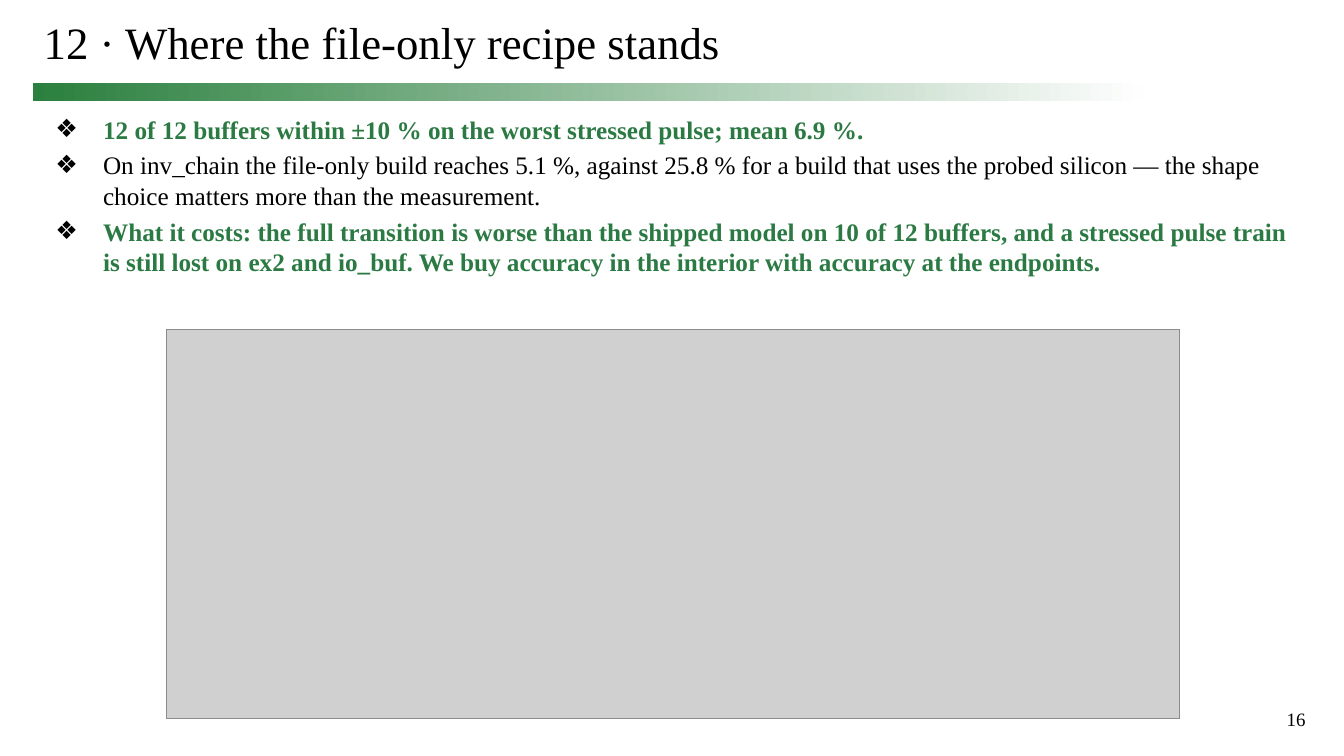
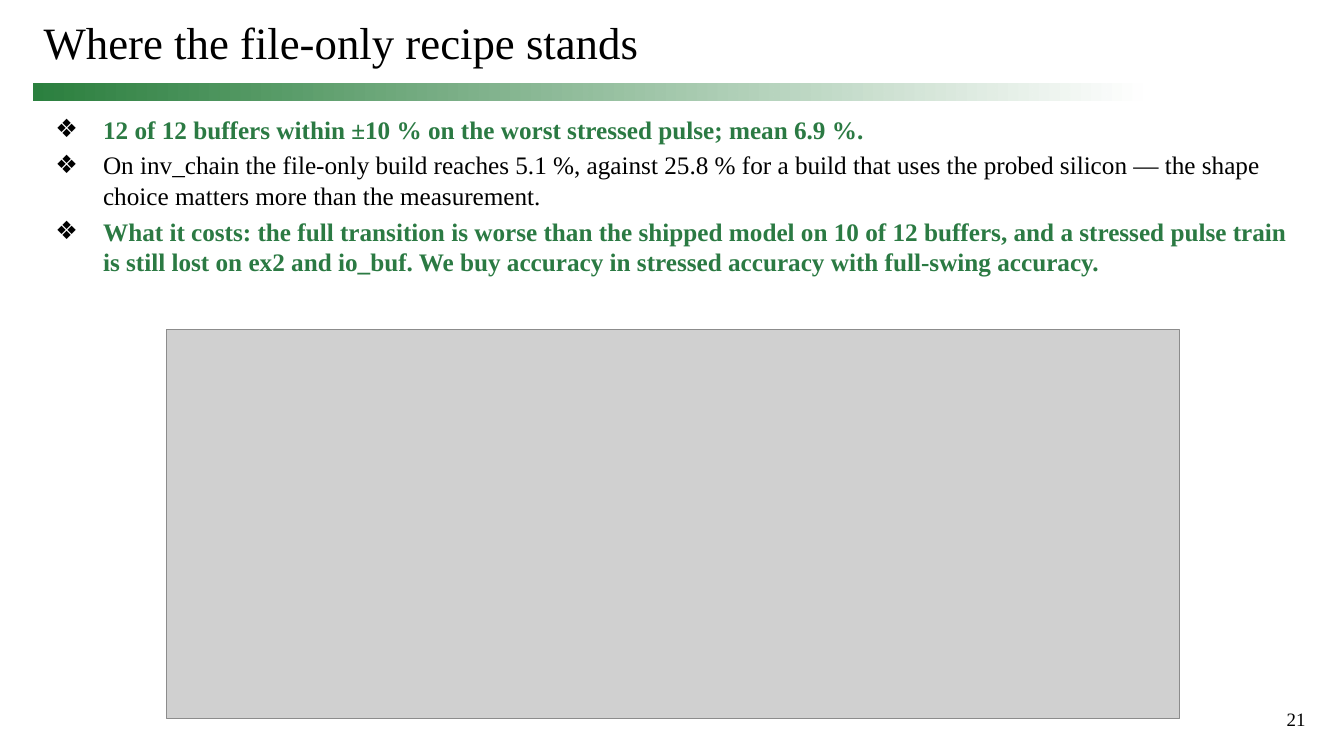
Before and after one commit to simon9721/ibis_comparison, a slide deck: slide 21 of results/meeting_deck_2026-09-24/0924_track1_story.pptx (slide 16 before the commit). Drawn at 1344x756 pixels with LibreOffice and Linux fonts; fonts in the diff are those of the drawing; grey boxes stand for pictures. Boxes give left, top, right and bottom in pixels: in the first picture for what was removed or moved away, otherwise in the second. Text is boxed around its words. In the diff, an @@ line names an element or a change of style, - is before the commit and + after.

```diff
--- a/results/meeting_deck_2026-09-24/0924_track1_story.pptx
+++ b/results/meeting_deck_2026-09-24/0924_track1_story.pptx
@@ title at (44, 27, 638, 69): text changed @@
-12 · Where the file-only recipe stands
+Where the file-only recipe stands
@@ text at (103, 223, 1286, 277): text changed @@
-❖ What it costs: the full transition is worse than the shipped model on 10 of 12 buffers, and a stressed pulse train is still lost on ex2 and io_buf. We buy accuracy in the interior with accuracy at the endpoints.
+❖ What it costs: the full transition is worse than the shipped model on 10 of 12 buffers, and a stressed pulse train is still lost on ex2 and io_buf. We buy accuracy in stressed accuracy with full-swing accuracy.
@@ page number at (1287, 713, 1306, 726): text changed @@
-16
+21
```
Also in this commit, not shown: 3 other slides changed, 6 slides added, 1 slide removed, 7 other files.
